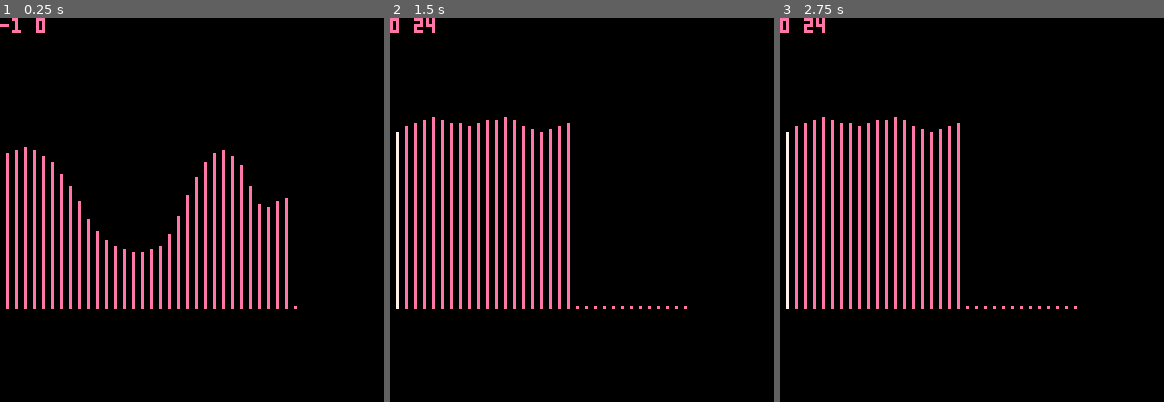
Above: before the commit, frames 1-3 (left to right).
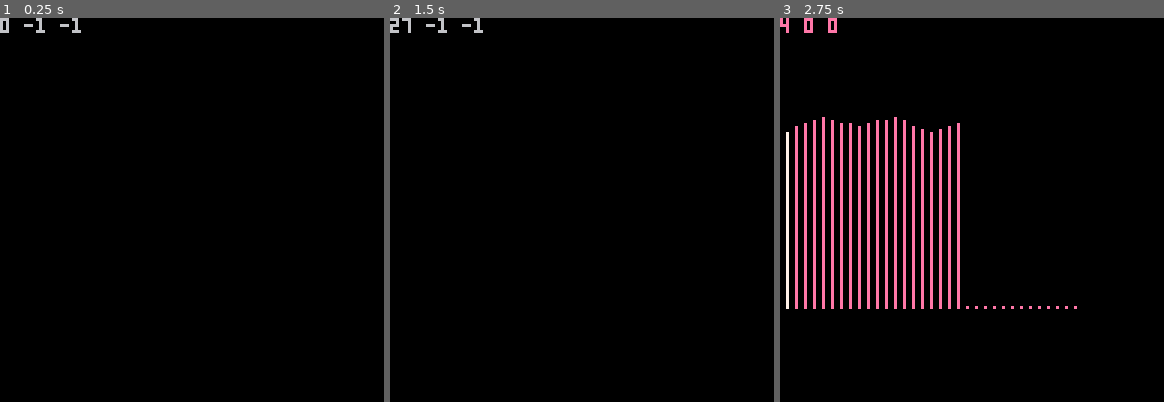
Above: after the commit, the same moments.

Repository: DeCarabas/pico_carts
Game: PICO-8 cartridge calls.p8
Two runs of this game, one before a commit and one after it. Both use one fixed random seed, a clock stepped at 60 frames per second and the inputs below.
Inputs:
- Up to frame 1 (0.25 s): no input
- Up to frame 2 (1.5 s): tap O (Z key) at 0.7 s
- Up to frame 3 (2.75 s): tap O (Z key) at 1.7, 2.1, 2.5 s

The runs differ from the first frame. In frame 1, 7.7% of the frame differs, in the area x 0-78%, y 0-76%; in frame 2, 8.0%; in frame 3, 0.2%.

Commit message:
[calls] getting better...

Diff:
--- a/calls.p8
+++ b/calls.p8
@@ -12,7 +12,7 @@
 
  cl=rnd(16)+8
  for i=0,63,1 do
-  poke(0x3200+i,0)
+  poke(base+i,0)
  end
 
  local old=rnd(8)+56
@@ -27,21 +27,57 @@
  end
 end
 
-play=false
-delay=0 pd=0
+song={}
+function gen_song()
+ local notes=ceil(rnd(4))
+ for i=0,notes-1 do
+  gen_call(i)
+ end
+
+ song={}
+ local sl=ceil(rnd(3))
+ for i=1,sl do
+  add(song, flr(rnd(notes)))
+ end
+
+ note_delay=rnd(3)+2
+ song_delay=rnd(15)+15
+end
+
+playing=false
+note_idx=1
+delay=0
 
 function _update()
  if btnp(🅾️) then
-  play=not play
+  playing=not playing
  end
- if play then
+ if playing then
   if stat(20)==-1 then
+   -- no note, where are we?
    delay-=1
    if delay<0 then
-    gen_call(0)
-    sfx(0)
-    delay=rnd(24)+2
-    pd=delay
+    if note_idx<#song then
+     note_idx+=1
+     sfx(song[note_idx])
+
+     -- when the note is done
+     -- wait this amount of time
+     delay=note_delay
+     pd=delay
+    else
+     gen_song()
+     note_idx=0
+
+     -- generate the song.
+     -- nothing is playing so
+     -- we'll wait this long
+     -- before playing. you'd expect
+     -- it to be a trailing gap not
+     -- a leading gap but :shrug:.
+     delay=song_delay
+     pd=delay
+    end
    end
   end
  end
@@ -49,15 +85,19 @@
 
 function _draw()
  cls(0)
- print(stat(20).." "..flr(pd))
- for i=0,32,1 do
-  local pitch=peek(0x3200+(i*2))
-  local x=(i*3)+2
-  local c=14
-  if i==stat(20) then
-   c=7
+ print(flr(pd).." "..stat(16).." "..stat(20))
+	local s=stat(16)
+	if s>=0 then
+	 local base=0x3200+(68*s)
+  for i=0,32 do
+   local pitch=peek(base+(i*2))
+   local x=(i*3)+2
+   local c=14
+   if i==stat(20) then
+    c=7
+   end
+   line(x,96,x,96-pitch,c)
   end
-  line(x,96,x,96-pitch,c)
  end
 end
 __gfx__
Not shown, changed: the sound effects (__sfx__) section of calls.p8
